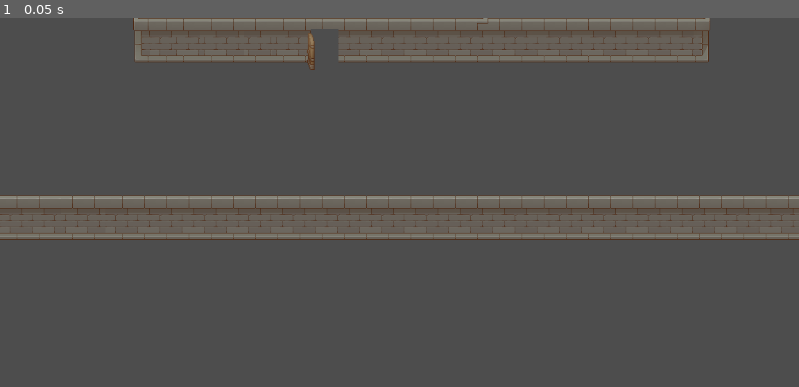
Above: before the commit, frame 1.
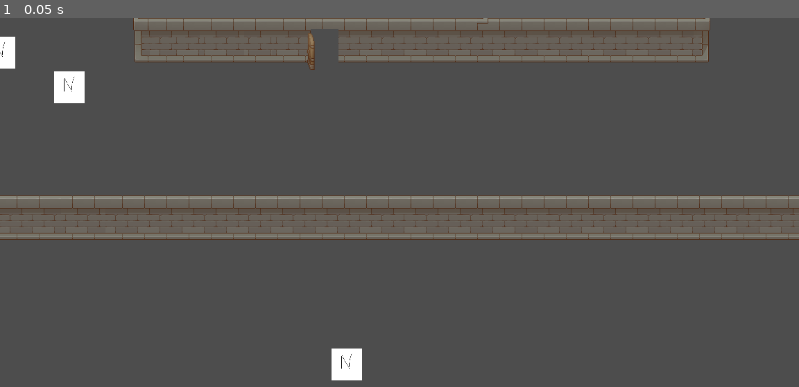
Above: after the commit, the same moment.

Repository: Deans-Paranoia/Deans-Paranoia
Game: Godot game, scene res://map/map.tscn
The game is run twice, just before and just after one commit, with the same random seed, the same clock (stepped at 60 frames per second) and the same inputs. This scene is started directly instead of the project's main scene. The engine's default icon, where the game draws it, is replaced by a stand-in: a white triangle on a blue panel in a dark square.
Inputs:
- Up to frame 1 (0.05 s): no input

The runs differ from the first frame. In frame 1, 0.9% of the frame differs, in the area x 0-46%, y 4-99%.

Commit message:
fixing npc logic

Diff:
--- a/characters/npc.gd
+++ b/characters/npc.gd
@@ -5,28 +5,22 @@
 
 func _ready():
 	# pobieramy numer zadania
-	var task_number = get_task_number()
-
-	# pobieramy wartosci taska do zmiennej
+	if(multiplayer.get_unique_id() == 1):
+		var rand = RandomNumberGenerator.new()
+		var task_number = rand.randi() % globalScript.Tasks.size()
+		set_task(task_number)
+		set_task.rpc(task_number)
+		globalScript.manage_task(task_number)
+func _process(_delta):
+	pass
+@rpc("any_peer","call_remote")
+func set_task(task_number):
 	var task_data = globalScript.get_task_data(task_number)
-
 	# ustawiamy zmienna position na ta, ktora otrzymalismy w tasku
 	var position = Vector2(task_data.positionX, task_data.positionY)
 
 	# zmieniamy pozycje gracza na pozycje z taska
 	global_transform.origin = position
 
-	# dodaje taska do slownika UsedTasks i usuwa go z Tasks
-	globalScript.manage_task(task_number)
-
 	# emitujemy sygnal z wylosowanym zadaniem
 	emit_signal("task_type_emitted", task_data.taskType)
-
-func _process(_delta):
-	pass
-
-func get_task_number() -> int:
-	# metoda zwracajaca numerek wylosowanego taska
-	var rand = RandomNumberGenerator.new()
-	# zmienna do losowania numerku
-	return rand.randi() % globalScript.Tasks.size() + 1
--- a/characters/npc.tscn
+++ b/characters/npc.tscn
@@ -7,6 +7,7 @@
 size = Vector2(148, 156)
 
 [node name="Npc" type="Node2D"]
+scale = Vector2(0.3, 0.3)
 script = ExtResource("1_638kx")
 
 [node name="Sprite2D" type="Sprite2D" parent="."]
@@ -14,6 +15,7 @@
 texture = ExtResource("2_sfffr")
 
 [node name="CharacterBody2D" type="CharacterBody2D" parent="."]
+collision_layer = 2
 
 [node name="CollisionShape2D" type="CollisionShape2D" parent="CharacterBody2D"]
 position = Vector2(0, 1)
--- a/characters/player.tscn
+++ b/characters/player.tscn
@@ -19,6 +19,7 @@
 metadata/_edit_lock_ = true
 
 [node name="CharacterBody2D" type="CharacterBody2D" parent="."]
+collision_layer = 2
 script = ExtResource("1_y8ilh")
 
 [node name="Sprite2D" type="Sprite2D" parent="CharacterBody2D"]
--- a/global.gd
+++ b/global.gd
@@ -18,20 +18,20 @@
 		self.taskType = taskType
 
 
-var Tasks: Dictionary = {
-	1: Task.new(0.0, 50.0, "taskType1"),
-	2: Task.new(100.0, 50.0, "taskType2"),
-	3: Task.new(200.0, 100.0, "taskType3"),
-	4: Task.new(140.0, 140.0, "taskType4"),
-	5: Task.new(100.0, 100.0, "taskType5"),
-	6: Task.new(50.0, 300.0, "taskType6"),
-	7: Task.new(500.0, 100.0, "taskType7"),
-	8: Task.new(250.0, 0.0, "taskType8"),
-	9: Task.new(0.0, 250.0, "taskType9"),
-	10: Task.new(500.0, 500.0, "taskType10"),
-}
+var Tasks: = [
+	 Task.new(0.0, 50.0, "taskType1"),
+	 Task.new(100.0, 50.0, "taskType2"),
+	 Task.new(200.0, 100.0, "taskType3"),
+	 Task.new(140.0, 140.0, "taskType4"),
+	 Task.new(100.0, 100.0, "taskType5"),
+	 Task.new(50.0, 300.0, "taskType6"),
+	 Task.new(500.0, 100.0, "taskType7"),
+	 Task.new(250.0, 0.0, "taskType8"),
+	 Task.new(0.0, 250.0, "taskType9"),
+	 Task.new(500.0, 500.0, "taskType10"),
+]
 
-var UsedTasks: Dictionary = { }
+var UsedTasks: = []
 
 func get_task_data(task_number: int) -> Task:
 	# zwraca taska, ktorego wylosowal npc
@@ -39,7 +39,7 @@
 
 func manage_task(task_number: int):
 	# dodaje taska do UsedTasks
-	UsedTasks[task_number] = get_task_data(task_number)
+	UsedTasks.append(get_task_data(task_number))
 	remove_task(task_number)
 
 func remove_task(task_number: int):
--- a/map/map.tscn
+++ b/map/map.tscn
@@ -1,10 +1,11 @@
-[gd_scene load_steps=6 format=3 uid="uid://bsldsfbg1mo8e"]
+[gd_scene load_steps=7 format=3 uid="uid://bsldsfbg1mo8e"]
 
 [ext_resource type="Script" path="res://map/map.gd" id="1_dmw7b"]
 [ext_resource type="PackedScene" uid="uid://bm1ngabod5xlp" path="res://map/world.tscn" id="2_cmphr"]
 [ext_resource type="PackedScene" uid="uid://y4kbm2l282iy" path="res://characters/student.tscn" id="2_dqx11"]
 [ext_resource type="PackedScene" uid="uid://dm1vrnv5e47gm" path="res://characters/dean.tscn" id="3_h3gah"]
 [ext_resource type="PackedScene" uid="uid://gitmckv6idiq" path="res://map/fourth_floor.tscn" id="3_xpfht"]
+[ext_resource type="PackedScene" uid="uid://cw8354n8rrb6q" path="res://characters/npc.tscn" id="6_b0pip"]
 
 [node name="Map" type="Node2D"]
 script = ExtResource("1_dmw7b")
@@ -16,3 +17,12 @@
 
 [node name="fourthFloor" parent="." instance=ExtResource("3_xpfht")]
 position = Vector2(3623, -976)
+
+[node name="Npc" parent="." instance=ExtResource("6_b0pip")]
+position = Vector2(124, -789)
+
+[node name="Npc2" parent="." instance=ExtResource("6_b0pip")]
+
+[node name="Npc3" parent="." instance=ExtResource("6_b0pip")]
+
+[node name="Npc4" parent="." instance=ExtResource("6_b0pip")]
